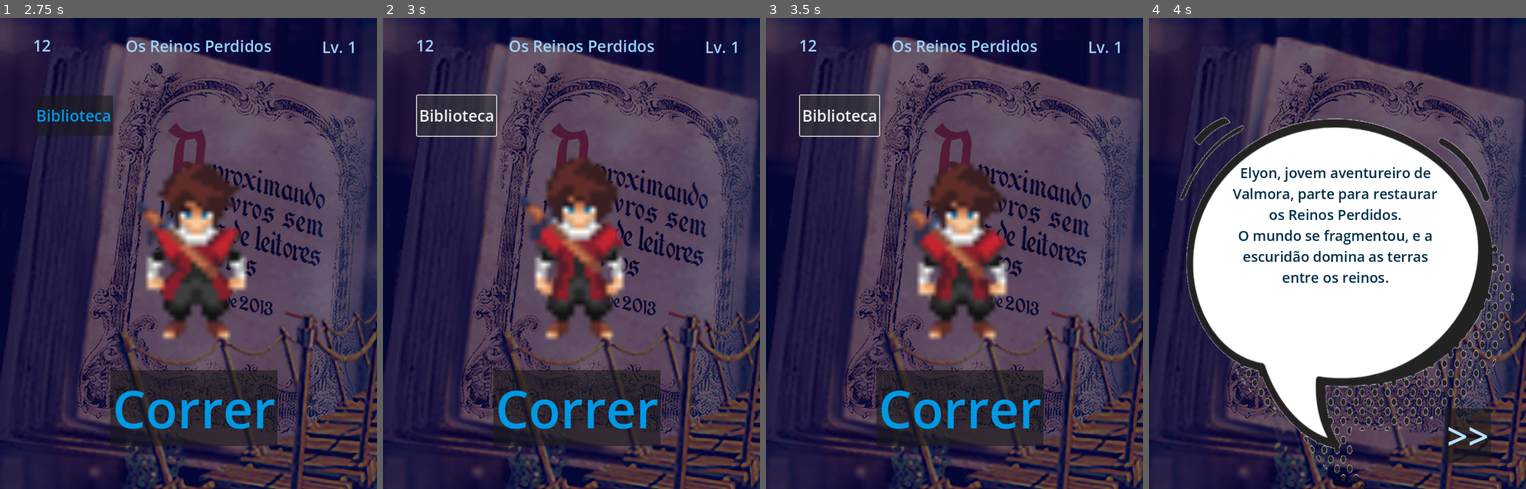
Above: before the commit, frames 1-4 (left to right).
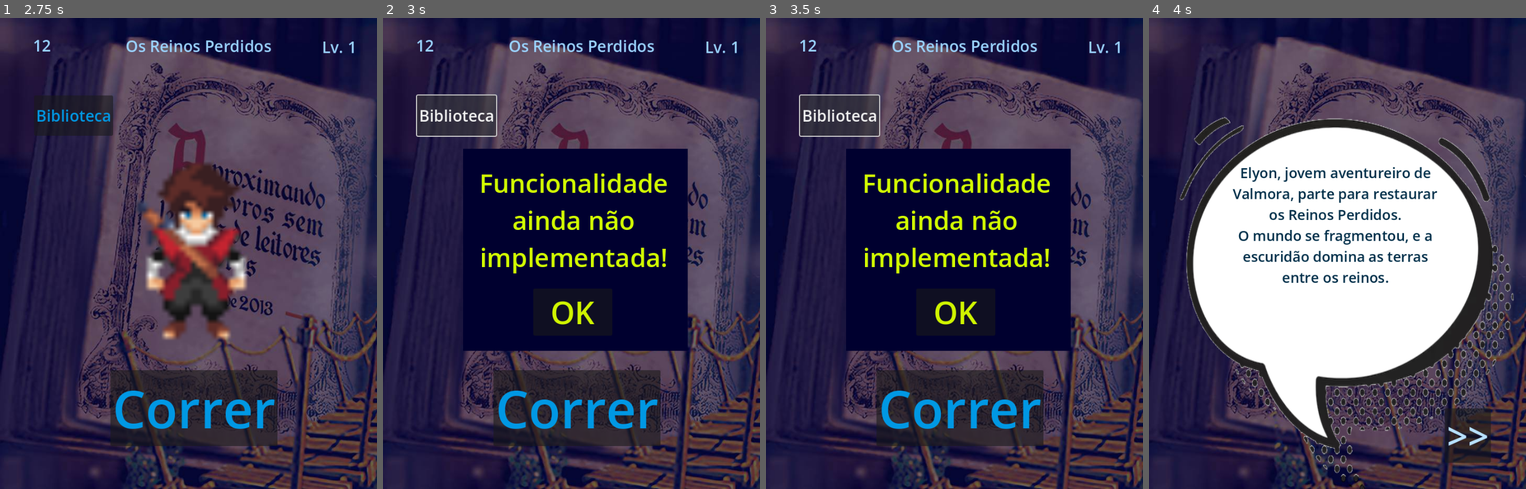
Above: after the commit, the same moments.

Repository: kauahilgenbergg/Pegai-Corrida-do-Conhecimento
Game: Godot game, scene res://Telas De Menu/Bem vindo/BemVindo.tscn
The game is run twice, just before and just after one commit, with the same random seed, the same clock (stepped at 60 frames per second) and the same inputs.
Inputs (mouse positions are in pixels of both pictures, inside the frame that each line leads up to):
- Up to frame 1 (2.75 s): click "Sim!" at 0.5 s; click (237, 196) at 1.27 s; type "12" at 1.35 s; click (233, 239) at 1.5 s; type "12" at 1.58 s; click "Jogar!" at 2 s
- Up to frame 2 (3 s): click "Biblioteca" at 2.75 s
- Up to frame 3 (3.5 s): no input
- Up to frame 4 (4 s): click "Correr" at 3.5 s

Frame 1 is identical in both runs. In frame 2, 24% of the frame differs, in the area x 21-81%, y 27-71%; in frame 3, 24%; in frame 4, nothing differs.

Commit message:
Atualização fazendo a história funcionar de acordo com o level do player, bem como implementação de aviso para a funcionalidade de biblioteca que não foi implementada e para os levels que não foram implementados (a partir do 3).

Diff:
--- a/Jogo/Os Reinos Perdidos/Jogo/main.gd
+++ b/Jogo/Os Reinos Perdidos/Jogo/main.gd
@@ -1,7 +1,5 @@
 extends Node2D
 
-# Variável estática para guardar o tempo entre reinícios de cena.
-# Nota: Agora guarda o tempo *restante*
 static var saved_elapsed_time: float = 0.0
 
 @export var obstacle_scene: PackedScene
@@ -10,25 +8,20 @@
 
 var spawn_timer: Timer
 
-# --- VARIÁVEIS PARA O CRONÔMETRO E JOGO ---
-const INITIAL_TIME: float = 30.0 # <--- NOVO: Define o tempo inicial de 30 segundos
-var elapsed_time: float = 0.0 # Guarda o tempo restante em segundos
-var is_game_active: bool = true # Controla se o cronômetro deve rodar
+const INITIAL_TIME: float = 30.0
+var elapsed_time: float = 0.0
+var is_game_active: bool = true
+var level_atual: int = 1
 
-# --- NOVAS VARIÁVEIS PARA A PERGUNTA ---
-var countdown: int = 3 # Contador para a regressiva
+var countdown: int = 3
 
 func _ready():
-	# RESTAURAÇÃO: Pega o tempo salvo e restaura na variável de instância.
 	if saved_elapsed_time > 0.0:
 		elapsed_time = saved_elapsed_time
-		# Limpa o salvo para que um próximo Game Over normal comece do zero.
 		saved_elapsed_time = 0.0
 	else:
-		# Inicializa com 30.0s se não houver tempo salvo
 		elapsed_time = INITIAL_TIME
 
-	# Garante que o texto e os botões comecem escondidos
 	$Label.visible = false
 	if has_node("Button"):
 		$Button.visible = false
@@ -39,14 +32,10 @@
 	if has_node("Pergunta"):
 		$Pergunta.visible = false
 
-	# Inicia o texto do cronômetro, usando o tempo restaurado
-	# Ajustamos o texto para indicar 'Restante'
 	$Label2.text = "Restante: %.3f" % elapsed_time
 
-	# Spawn inicial garantido no primeiro frame
 	call_deferred("_spawn_initial_obstacles")
 
-	# Timer para spawn contínuo de obstáculos
 	spawn_timer = Timer.new()
 	add_child(spawn_timer)
 	spawn_timer.wait_time = spawn_interval
@@ -56,24 +45,17 @@
 
 func _process(delta: float) -> void:
 	if is_game_active:
-		# 1. DECREMENTA o tempo
 		elapsed_time -= delta
+		$Label2.text = "Restante: %.3f" % max(0.0, elapsed_time)
 
-		# 2. ATUALIZA o texto da Label2
-		$Label2.text = "Restante: %.3f" % max(0.0, elapsed_time) # Garante que não mostre negativo
-
-		# 3. CONDIÇÃO DE VITÓRIA POR TEMPO
 		if elapsed_time <= 0.0:
-			# Para o jogo, pois o jogador 'sobreviveu' ao tempo
-			elapsed_time = 0.0 # Garante o valor exato
-			game_over(true) # Chama a função de game over como 'venceu'
-			is_game_active = false # Para o _process
+			elapsed_time = 0.0
+			game_over(true)
+			is_game_active = false
 
 func _spawn_initial_obstacles():
 	var screen_top = 0
-	var screen_bottom = 600
 	var spacing = 150
-
 	for i in range(10):
 		var obstacle = obstacle_scene.instantiate()
 		add_child(obstacle)
@@ -88,41 +70,53 @@
 	obstacle.map_speed = map_speed
 	obstacle.z_index = 1
 
-# --- FUNÇÃO MODIFICADA PARA MOSTRAR O BUTTON3 NA DERROTA ---
 func game_over(venceu: bool):
 	is_game_active = false
 	get_tree().paused = true
 
 	if venceu:
-		# A mensagem é ajustada para a nova condição de vitória
 		$Label.text = "Parabéns! Você venceu!"
 		$Button2.visible = true
 
+		# Salva o level atual antes de aumentar
+		level_atual = PlayerData.player_level
+
+		# Aumenta o level do jogador
 		PlayerData.player_level += 1
-		print("Nível incrementado para: ", PlayerData.player_level) # Mensagem para teste
+		print("Nível atual: ", level_atual, " -> Novo nível: ", PlayerData.player_level)
+
 
 	else:
 		$Label.text = "Você perdeu..."
-		# Apenas se perdeu, mostra o Button3 para a segunda chance
 		if has_node("Button3"):
 			$Button3.visible = true
 
 	$Label.visible = true
 	$Button.visible = true
 
+
 func _on_button_pressed() -> void:
-	# Botão de reiniciar o jogo
 	get_tree().paused = false
 	get_tree().reload_current_scene()
 
+
 func _on_button_2_pressed() -> void:
-	# Botão para avançar na história (Menu)
 	get_tree().paused = false
-	get_tree().change_scene_to_file("res://Jogo/Os Reinos Perdidos/Level 1/História Pós Jogo/Tela 1/Tela.tscn")
 
-# --- NOVA FUNÇÃO PARA O BUTTON 3 (INICIAR PERGUNTA) ---
+	# Monta o caminho automático da tela pós-jogo
+	var path = "res://Jogo/Os Reinos Perdidos/Level %d/História Pós Jogo/Tela 1/Tela.tscn" % level_atual
+
+	print("Tentando carregar cena do Level " + str(level_atual) + ": " + path)
+
+	if ResourceLoader.exists(path):
+		var error = get_tree().change_scene_to_file(path)
+		if error != OK:
+			printerr("ERRO: Não foi possível carregar a cena: ", path)
+	else:
+		printerr("CENA NÃO ENCONTRADA! Caminho inválido: ", path)
+
+
 func _on_button_3_pressed() -> void:
-	# Esconde os botões de game over
 	if has_node("Button"):
 		$Button.visible = false
 	if has_node("Label"):
@@ -130,61 +124,43 @@
 	if has_node("Button3"):
 		$Button3.visible = false
 
-	# Mostra o Control Pergunta
 	if has_node("Pergunta"):
 		$Pergunta.visible = true
 
-	# Reseta o contador
 	countdown = 3
 
-	# Certifica-se de que todas as respostas estão habilitadas ao iniciar
-	# Também redefine o texto da pergunta
 	$Pergunta/pergunta.text = "Qual é o objetivo de Elyon em sua jornada?"
 	$Pergunta/resp1.disabled = false
 	$Pergunta/resp2.disabled = false
 	$Pergunta/resp3.disabled = false
 	$Pergunta/resp4.disabled = false
 
-# --- FUNÇÃO PARA TRATAR RESPOSTAS INCORRETAS ---
+
 func _handle_incorrect_answer(button: Button) -> void:
-	# Desabilita o botão para que não possa ser apertado novamente
 	button.disabled = true
 
-# --- FUNÇÃO PARA TRATAR RESPOSTA CORRETA (resp3) ---
+
 func _on_resp_3_pressed() -> void:
-	# Resposta correta: Inicia a contagem regressiva
-
-	# Desabilita todas as respostas
 	$Pergunta/resp1.disabled = true
 	$Pergunta/resp2.disabled = true
 	$Pergunta/resp3.disabled = true
 	$Pergunta/resp4.disabled = true
 
-	# GUARDAR: Salva o tempo ATUAL (o tempo restante) na variável estática.
 	saved_elapsed_time = elapsed_time
-
-	# Inicia a contagem
 	_update_continuation_countdown()
 
 
-# --- FUNÇÃO ATUALIZADA PARA O CONTADOR DE CONTINUAÇÃO (Método Recursivo de Timer) ---
 func _update_continuation_countdown() -> void:
 	if countdown > 0:
-		# 1. Atualiza o texto do rótulo com o número atual
 		$Pergunta/pergunta.text = "Acertou, continuando em %d..." % countdown
-
-		# 2. Decrementa o contador para a próxima chamada
 		countdown -= 1
-
-		# 3. CRIA O TIMER
 		var timer = get_tree().create_timer(1.0)
 		timer.timeout.connect(_update_continuation_countdown)
 	else:
-		# Fim da contagem: Reinicia a cenaa. O _ready() pegará o tempo salvo.
 		get_tree().paused = false
 		get_tree().reload_current_scene()
 
-# --- FUNÇÕES PARA RESPOSTAS INCORRETAS ---
+
 func _on_resp_1_pressed() -> void:
 	_handle_incorrect_answer($Pergunta/resp1)
 
--- a/Telas De Menu/Tela inicial/TelaInicial.gd
+++ b/Telas De Menu/Tela inicial/TelaInicial.gd
@@ -14,12 +14,47 @@
 	var current_player_level = PlayerData.player_level
 	level_label.text = "Lv. " + str(current_player_level)
 
+	# Deixa o aviso invisível no início
+	$funcionalidadeinexistente.visible = false
+	$funcionalidadeinexistente2.visible = false
+	$levelinexistente.visible = false # <-- ADICIONADO (para garantir que comece escondido)
+	$ColorRect.visible = false        # <-- ADICIONADO
+
+
+func _on_button_pressed() -> void:
+	# Mostra o aviso
+	$funcionalidadeinexistente.visible = true
+	$funcionalidadeinexistente2.visible = true
+	$ColorRect.visible = true # <-- ADICIONADO
+
+
 func _on_button_2_pressed() -> void:
 	call_deferred("_trocar_de_tela")
 
-# Função para mudar de cena de forma segura
+
 func _trocar_de_tela():
-	print("Carregando cena de jogo...")
-	var error = get_tree().change_scene_to_file("res://Jogo/Os Reinos Perdidos/Level 1/História Pré Jogo/Tela 1/Tela.tscn")
-	if error != OK:
-		print("ERRO: Não foi possível carregar a cena. Verifique se o caminho 'res://Jogo/Os Reinos Perdidos/Level 1/História Pré Jogo/Tela 1/Tela.tscn")
+	var level = PlayerData.player_level
+	var path = "res://Jogo/Os Reinos Perdidos/Level %d/História Pré Jogo/Tela 1/Tela.tscn" % level
+
+	print("Tentando carregar cena do Level " + str(level) + ": " + path)
+
+	if ResourceLoader.exists(path):
+		var error = get_tree().change_scene_to_file(path)
+		if error != OK:
+			printerr("ERRO: Não foi possível carregar a cena: ", path)
+	else:
+		printerr("CENA NÃO ENCONTRADA! Caminho inválido: ", path)
+		# Mostra o aviso de funcionalidade inexistente
+		$levelinexistente.visible = true
+		$funcionalidadeinexistente2.visible = true
+		$ColorRect.visible = true # <-- ADICIONADO
+
+
+func _on_funcionalidadeinexistente_2_pressed() -> void:
+	print(">>> O BOTÃO 2 DE AVISO FOI PRESSIONADO! <<<")
+
+	# Esconde o aviso novamente
+	$funcionalidadeinexistente.visible = false
+	$funcionalidadeinexistente2.visible = false
+	$levelinexistente.visible = false
+	$ColorRect.visible = false # <-- ADICIONADO
--- a/Telas De Menu/Tela inicial/TelaInicial.tscn
+++ b/Telas De Menu/Tela inicial/TelaInicial.tscn
@@ -82,4 +82,67 @@
 theme_override_font_sizes/font_size = 100
 text = "Correr"
 
+[node name="ColorRect" type="ColorRect" parent="Control"]
+visible = false
+layout_mode = 1
+anchors_preset = -1
+anchor_right = 0.5
+anchor_bottom = 0.656
+offset_left = 153.0
+offset_top = 250.0
+offset_right = 434.5
+offset_bottom = 374.25598
+color = Color(6.016344e-09, 7.219613e-08, 0.18412241, 1)
+
+[node name="funcionalidadeinexistente2" type="Button" parent="Control"]
+visible = false
+layout_mode = 1
+anchors_preset = 4
+anchor_top = 0.5
+anchor_bottom = 0.5
+offset_left = 287.0
+offset_top = 317.5
+offset_right = 438.0
+offset_bottom = 407.5
+grow_vertical = 2
+theme_override_colors/font_color = Color(0.8162427, 0.9575744, 0, 1)
+theme_override_font_sizes/font_size = 59
+text = "OK"
+
+[node name="funcionalidadeinexistente" type="Label" parent="Control"]
+visible = false
+layout_mode = 1
+anchors_preset = 5
+anchor_left = 0.5
+anchor_right = 0.5
+offset_left = -20.5
+offset_top = 281.0
+offset_right = 454.5
+offset_bottom = 491.0
+grow_horizontal = 2
+theme_override_colors/font_color = Color(0.827451, 1, 0, 1)
+theme_override_font_sizes/font_size = 49
+text = "Funcionalidade ainda não implementada!"
+horizontal_alignment = 1
+autowrap_mode = 3
+
+[node name="levelinexistente" type="Label" parent="Control"]
+visible = false
+layout_mode = 1
+anchors_preset = 5
+anchor_left = 0.5
+anchor_right = 0.5
+offset_left = -20.5
+offset_top = 281.0
+offset_right = 454.5
+offset_bottom = 491.0
+grow_horizontal = 2
+theme_override_colors/font_color = Color(0.827451, 1, 0, 1)
+theme_override_font_sizes/font_size = 49
+text = "Level ainda não implementado"
+horizontal_alignment = 1
+autowrap_mode = 3
+
+[connection signal="pressed" from="Control/Button" to="Control" method="_on_button_pressed"]
 [connection signal="pressed" from="Control/Button2" to="Control" method="_on_button_2_pressed"]
+[connection signal="pressed" from="Control/funcionalidadeinexistente2" to="Control" method="_on_funcionalidadeinexistente_2_pressed"]
Not shown: 1 places in Jogo/Os Reinos Perdidos/Jogo/main.tscn that only renumber resources
Not shown: 1 places in Jogo/Os Reinos Perdidos/Level 1/História Pré Jogo/Tela 1/Tela.tscn that only renumber resources
Not shown: 1 places in Jogo/Os Reinos Perdidos/Level 1/História Pré Jogo/Tela 2/Tela.tscn that only renumber resources
Not shown: 1 places in Jogo/Os Reinos Perdidos/Level 1/História Pré Jogo/Tela 3/Tela.tscn that only renumber resources
Not shown: 1 places in Jogo/Os Reinos Perdidos/Level 1/História Pós Jogo/Tela 1/Tela.tscn that only renumber resources
Not shown: 1 places in Jogo/Os Reinos Perdidos/Level 1/História Pós Jogo/Tela 2/Tela.tscn that only renumber resources
Not shown: 1 places in Jogo/Os Reinos Perdidos/Level 1/História Pós Jogo/Tela 3/Tela.tscn that only renumber resources
Not shown: 1 places in Jogo/Os Reinos Perdidos/Level 2/História Pré Jogo/Tela 1/Tela.tscn that only renumber resources
Not shown: 1 places in Jogo/Os Reinos Perdidos/Level 2/História Pré Jogo/Tela 2/Tela.tscn that only renumber resources
Not shown: 1 places in Jogo/Os Reinos Perdidos/Level 2/História Pré Jogo/Tela 3/Tela.tscn that only renumber resources
Not shown: 1 places in Jogo/Os Reinos Perdidos/Level 2/História Pós Jogo/Tela 1/Tela.tscn that only renumber resources
Not shown: 1 places in Jogo/Os Reinos Perdidos/Level 2/História Pós Jogo/Tela 2/Tela.tscn that only renumber resources
(and 2 more such lines)
